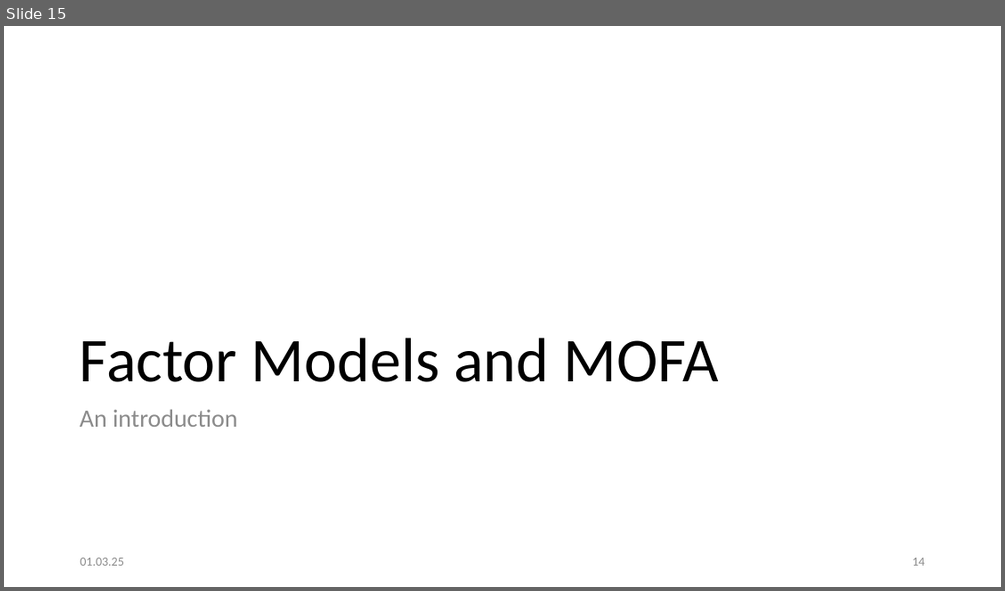
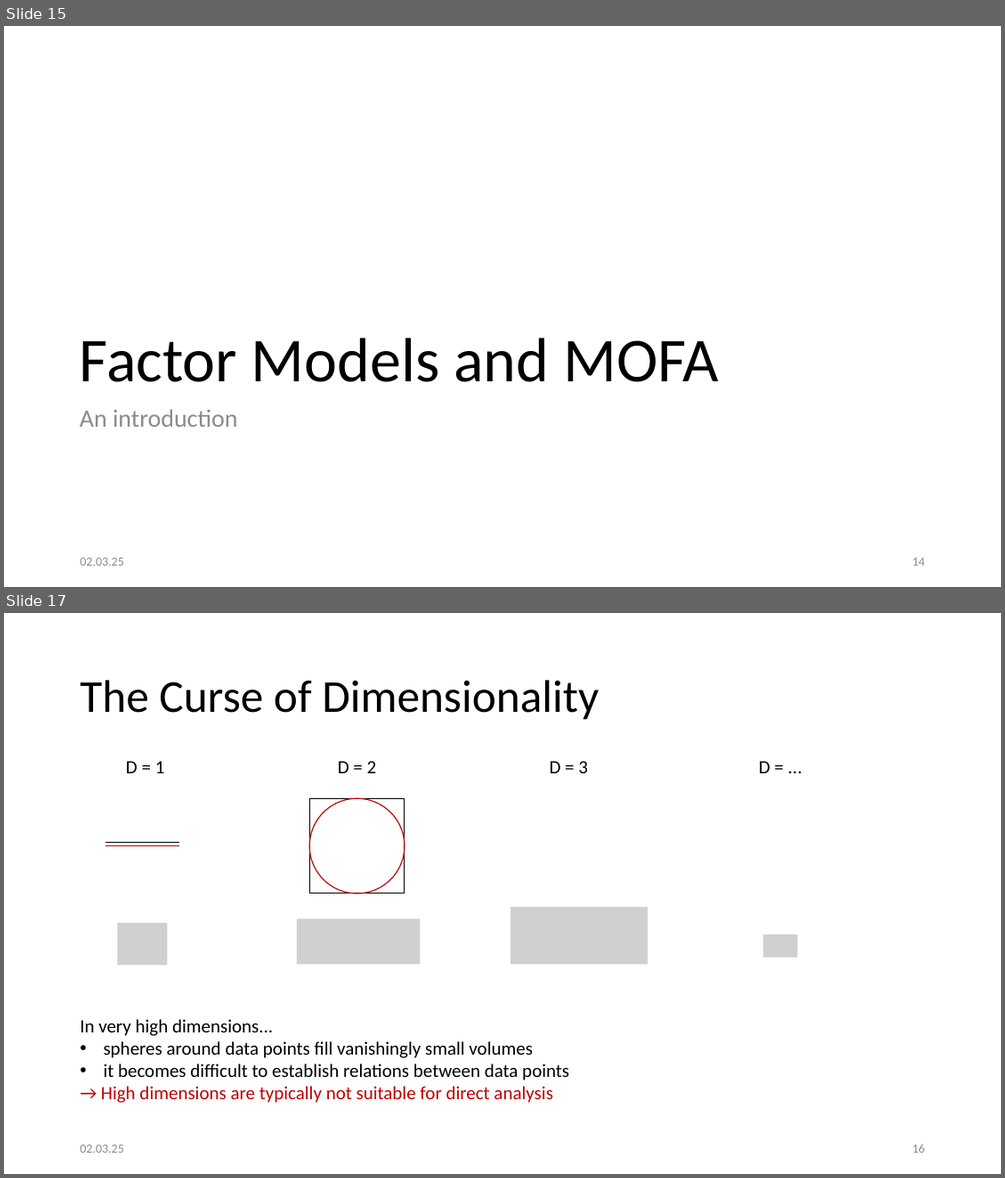
Before and after one commit to penelopenelope/ebi_mofa_workshop_precision_medicine, a slide deck: presentation.pptx. Shown one above the other, each under a label of ours: slide 15 before the commit, slides 15 and 17 after it; the slides between them are not shown. The pictures are 1005x591 and 1005x1178 pixels, drawn with LibreOffice and Linux fonts; fonts in the diff are those of the drawing; grey boxes stand for pictures. Boxes give left, top, right and bottom in pixels: in the first picture for what was removed or moved away, otherwise in the second. Text is boxed around its words. In the diff, an @@ line names an element or a change of style, - is before the commit and + after.

```diff
--- a/presentation.pptx
+++ b/presentation.pptx
@@ slide 17 added at (4,613,1001,1174), background #FFFFFF @@
@@ title added at (80,680,599,720), 44 pt, text #000000 @@
+The Curse of Dimensionality
@@ text added at (126,761,165,773), 18 pt, text #000000 @@
+D = 1
@@ text added at (338,761,377,773), 18 pt, text #000000 @@
+D = 2
@@ text added at (550,761,588,773), 18 pt, text #000000 @@
+D = 3
@@ text added at (759,761,770,773), 18 pt, text #000000 @@
+D = ...
@@ rectangle added at (310,798,404,893), outline #000000 1 pt @@
@@ ellipse added at (310,798,404,893), outline #C00000 1 pt @@
@@ line added from (105, 843) to (179, 843), #000000 1 pt @@
@@ line added from (105, 845) to (179, 845), #C00000 1 pt @@
@@ picture added at (118,923,168,965) @@
@@ picture added at (297,919,421,965) @@
@@ picture added at (511,907,647,964) @@
@@ picture added at (764,934,798,957) @@
@@ text added at (80,1019,569,1103), 18 pt, text #000000 @@
+In very high dimensions...
+• spheres around data points fill vanishingly small volumes
+• it becomes difficult to establish relations between data points
+→ High dimensions are typically not suitable for direct analysis
@@ text added at (80,1144,124,1152), 12 pt, text #8C8C8C @@
+02.03.25
@@ page number added at (912,1144,924,1152), 12 pt, text #8C8C8C @@
+16
@@ slide 15 changed as well @@
@@ text at (80,557,124,565): text changed @@
-01.03.25
+02.03.25
```
Also in this commit, not shown: 30 other slides changed, 1 other slide added, 2 slides removed.
